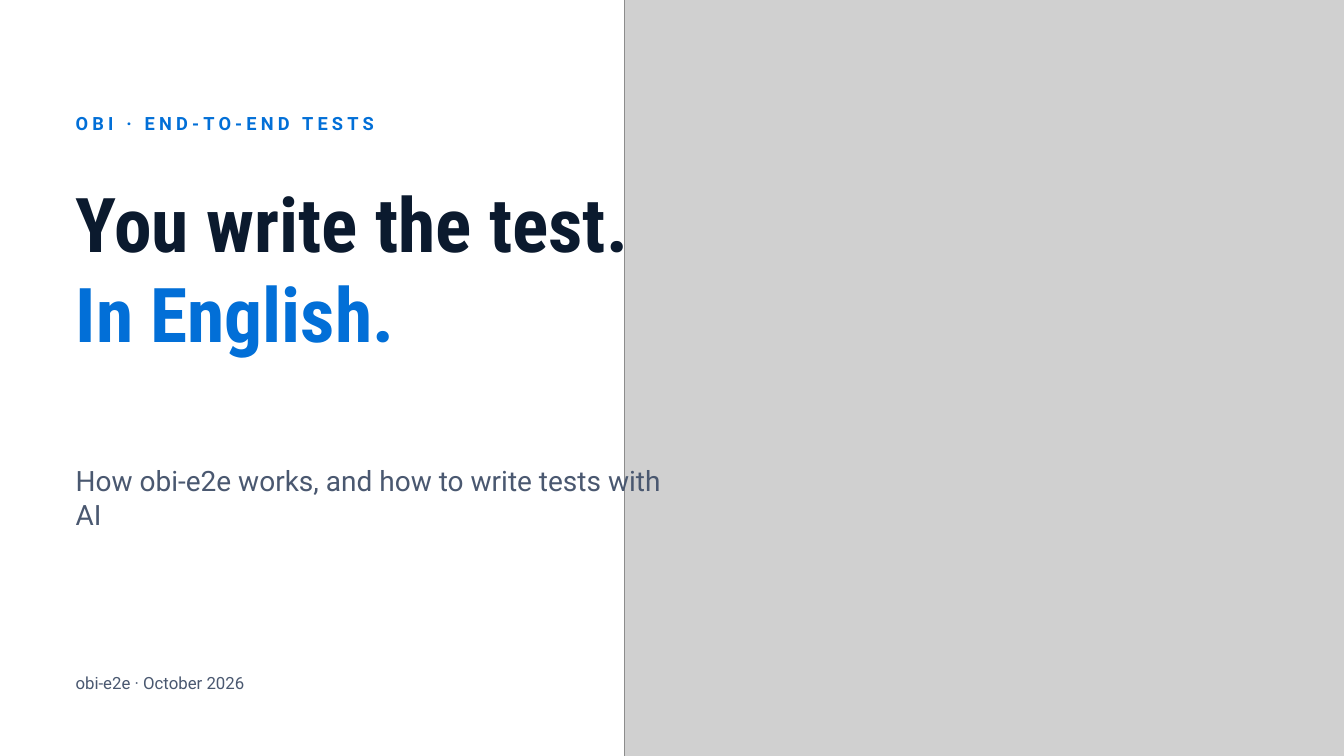
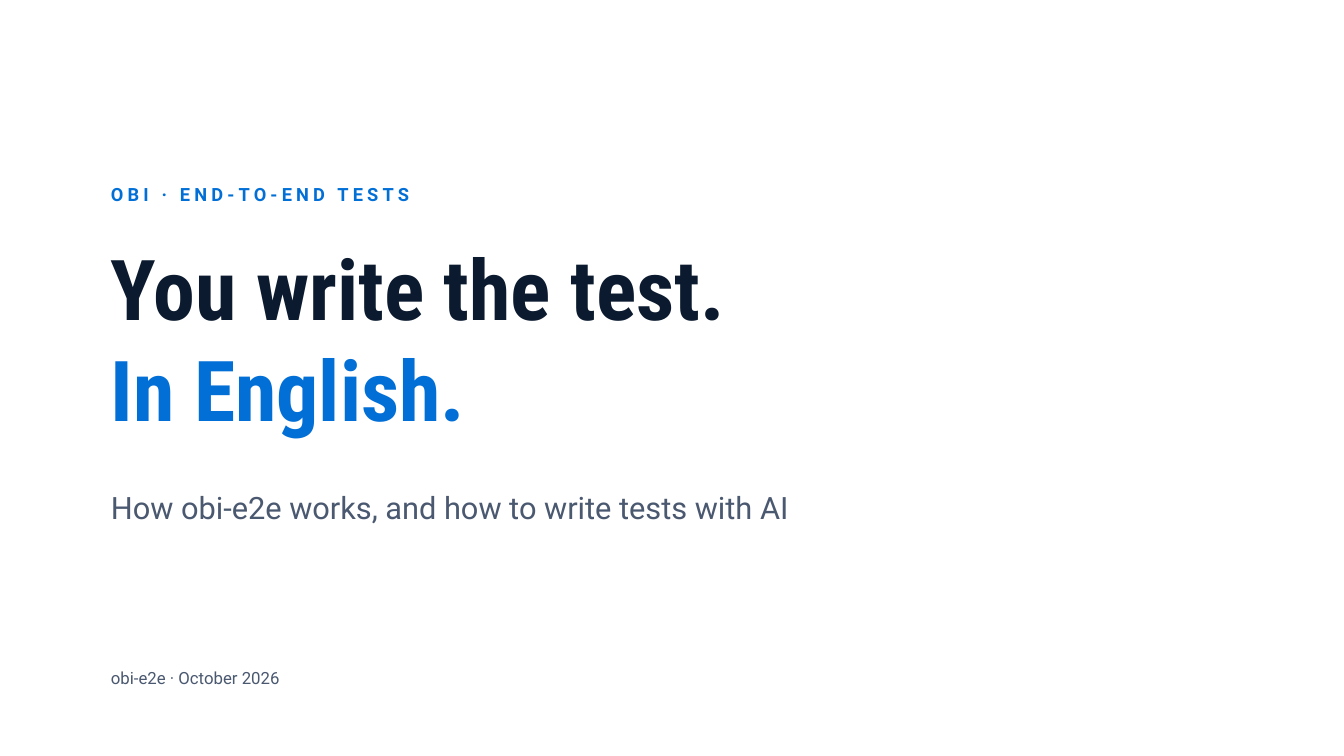
Before and after one commit to openbraininstitute/obi-e2e, a slide deck: slide 1 of docs/obi-e2e-onboarding.pptx. Drawn at 1344x756 pixels with LibreOffice and Linux fonts; fonts in the diff are those of the drawing; grey boxes stand for pictures. Boxes give left, top, right and bottom in pixels: in the first picture for what was removed or moved away, otherwise in the second. Text is boxed around its words. In the diff, an @@ line names an element or a change of style, - is before the commit and + after.

```diff
--- a/docs/obi-e2e-onboarding.pptx
+++ b/docs/obi-e2e-onboarding.pptx
@@ picture removed at (625, 0, 1344, 756) @@
@@ text "OBI · END-TO-END TESTS": place and size @@
-text "OBI · END-TO-END TESTS" at (76, 117, 374, 130)
+text "OBI · END-TO-END TESTS" at (111, 188, 409, 201)
@@ title "You write the test.": place and size @@
-title "You write the test." at (76, 183, 628, 358)
+title "You write the test." at (111, 257, 724, 439)
@@ title "You write the test." at (111, 257, 724, 439): size 54 to 60 pt @@
@@ text "How obi-e2e works, and how ...": place and size @@
-text "How obi-e2e works, and how ..." at (76, 465, 660, 525)
+text "How obi-e2e works, and how ..." at (111, 496, 788, 523)
@@ text "How obi-e2e works, and how ..." at (111, 496, 788, 523): size 20 to 22 pt @@
@@ text "obi-e2e · October 2026": place and size @@
-text "obi-e2e · October 2026" at (76, 676, 245, 689)
+text "obi-e2e · October 2026" at (111, 671, 280, 684)
```
Also in this commit, not shown: 4 other slides changed, 6 other files.
